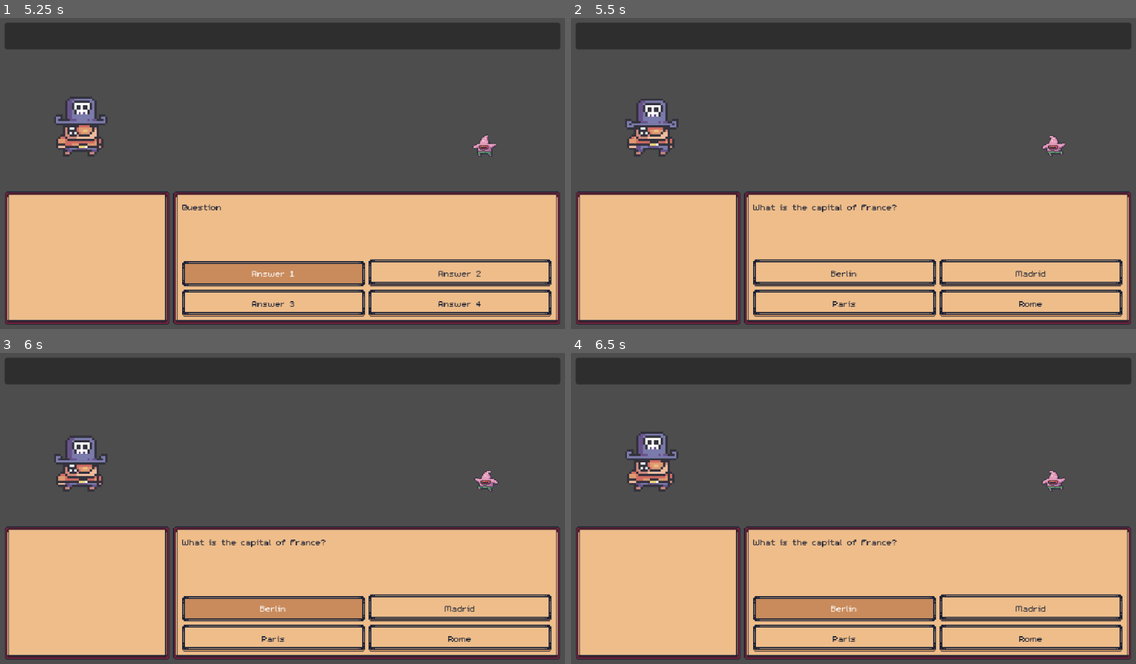
Above: before the commit, frames 1-4 (two rows, left to right).
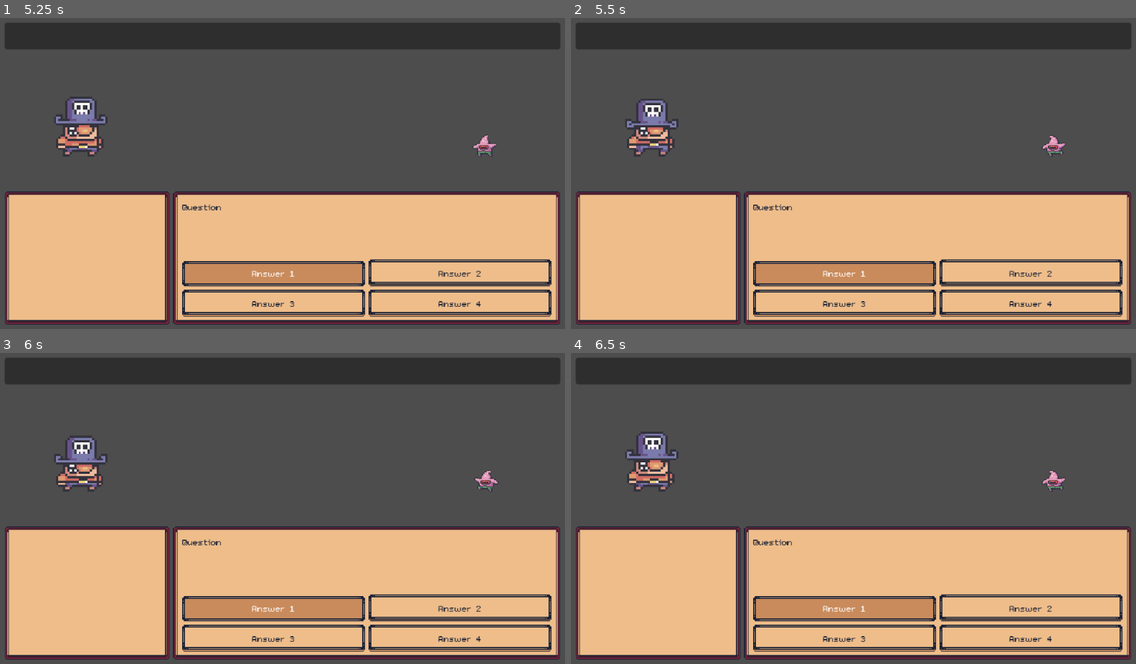
Above: after the commit, the same moments.

Repository: dev-laww/knight-quest
Game: Godot game, scene res://scenes/main.tscn
The game is run twice, just before and just after one commit, with the same random seed, the same clock (stepped at 60 frames per second) and the same inputs.
Inputs:
- Up to frame 1 (5.25 s): click "Login" at 0.5 s; click "Start" at 1.25 s; click "Answer 1" at 2 s; click "Answer 2" at 2.75 s; click "Answer 3" at 3.5 s; click "Answer 4" at 4.25 s; click "Answer 1" at 5 s
- Up to frame 2 (5.5 s): no input
- Up to frame 3 (6 s): click "Berlin" (after the commit: "Answer 1") at 5.75 s
- Up to frame 4 (6.5 s): no input

Frame 1 is identical in both runs. In frame 2, 2.9% of the frame differs, in the area x 32-86%, y 59-93%; in frame 3, 0.6%; in frame 4, 0.6%.

Commit message:
run manager removal

Diff:
--- a/knight-quest/scenes/components/managers/run_manager.tscn
+++ /dev/null
@@ -1,11 +0,0 @@
-[gd_scene load_steps=3 format=3 uid="uid://hojvr8au35xp"]
-
-[ext_resource type="Script" uid="uid://cvwwdkwdpfh0p" path="res://scripts/components/managers/run_manager.gd" id="1_0v0uy"]
-[ext_resource type="PackedScene" uid="uid://bi76x172yppbt" path="res://scenes/components/managers/stats_manager.tscn" id="2_cyjgy"]
-
-[node name="RunManager" type="Node"]
-script = ExtResource("1_0v0uy")
-
-[node name="PlayerStatsManager" parent="." instance=ExtResource("2_cyjgy")]
-
-[node name="EnemyStatsManager" parent="." instance=ExtResource("2_cyjgy")]
--- a/knight-quest/scenes/world/battle.tscn
+++ b/knight-quest/scenes/world/battle.tscn
@@ -1,21 +1,16 @@
-[gd_scene load_steps=8 format=3 uid="uid://0ioux0qjw16k"]
+[gd_scene load_steps=7 format=3 uid="uid://0ioux0qjw16k"]
 
 [ext_resource type="PackedScene" uid="uid://bbw6djrw7xne1" path="res://scenes/components/managers/question_manager.tscn" id="1_ehm8x"]
 [ext_resource type="Script" uid="uid://d1qjlor5wiia2" path="res://scripts/world/battle.gd" id="1_fs26p"]
 [ext_resource type="PackedScene" uid="uid://cf6rph7p0k8y7" path="res://scenes/ui/overlays/heads_up_display.tscn" id="1_hjx2g"]
 [ext_resource type="PackedScene" uid="uid://dqpduk7nq4wmo" path="res://scenes/entities/characters/player.tscn" id="2_ehm8x"]
-[ext_resource type="PackedScene" uid="uid://yev5xqmq1t2q" path="res://scenes/entities/enemies/star.tscn" id="3_fs26p"]
-[ext_resource type="PackedScene" uid="uid://hojvr8au35xp" path="res://scenes/components/managers/run_manager.tscn" id="4_5r7dh"]
+[ext_resource type="PackedScene" uid="uid://b2fshu4a5e41d" path="res://scenes/entities/enemies/star.tscn" id="3_fs26p"]
 [ext_resource type="PackedScene" uid="uid://dfdm55jit0843" path="res://scenes/components/managers/turn_manager.tscn" id="4_t5uxl"]
 
 [node name="Battle" type="Node2D"]
 script = ExtResource("1_fs26p")
 player_scene = ExtResource("2_ehm8x")
 enemy_scene = ExtResource("3_fs26p")
-
-[node name="RunManager" parent="." node_paths=PackedStringArray("question_manager", "turn_manager") instance=ExtResource("4_5r7dh")]
-question_manager = NodePath("../QuestionManager")
-turn_manager = NodePath("../TurnManager")
 
 [node name="QuestionManager" parent="." node_paths=PackedStringArray("heads_up_display") instance=ExtResource("1_ehm8x")]
 heads_up_display = NodePath("../UI/HeadsUpDisplay")
--- a/knight-quest/scripts/components/managers/run_manager.gd
+++ /dev/null
@@ -1,13 +0,0 @@
-extends Node
-class_name RunManager
-
-
-@export var question_manager: QuestionManager
-@export var turn_manager: TurnManager
-
-@onready var player_stats_manager: StatsManager = $PlayerStatsManager
-@onready var enemy_stats_manager: StatsManager = $EnemyStatsManager
-
-
-func _ready() -> void:
-    get_tree().create_timer(4).timeout.connect(turn_manager.start)
--- a/knight-quest/scripts/components/managers/turn_manager.gd
+++ b/knight-quest/scripts/components/managers/turn_manager.gd
@@ -16,6 +16,7 @@
 var state_machine: CallableStateMachine = CallableStateMachine.new()
 var player_answer_index: int = -1
 var came_from_player_turn: bool = false
+var execute: Callable
 
 func _ready() -> void:
     state_machine.add_state(idle_state)
@@ -53,12 +54,12 @@
 
 func enter_execute() -> void:
     print("=== EXECUTE PHASE ===")
+
     execute_phase_started.emit()
-
     state_machine.update()
 
 func execute_state() -> void:
-    await execute()
+    await execute.call()
 
     if came_from_player_turn:
         state_machine.change_state(enemy_turn_state)
@@ -88,12 +89,10 @@
     player_answered.emit(is_correct)
     state_machine.change_state(execute_state)
 
-func execute() -> void:
-    print("Executing status effects and game logic...")
-    await get_tree().create_timer(4.0).timeout
-
 func _on_turn_timeout() -> void:
     if state_machine.current_state != "player_turn_state": return
+
     print("Player turn timed out!")
+
     player_timeout.emit()
     state_machine.change_state(execute_state)
Not shown, removed: knight-quest/scripts/components/managers/run_manager.gd.uid
